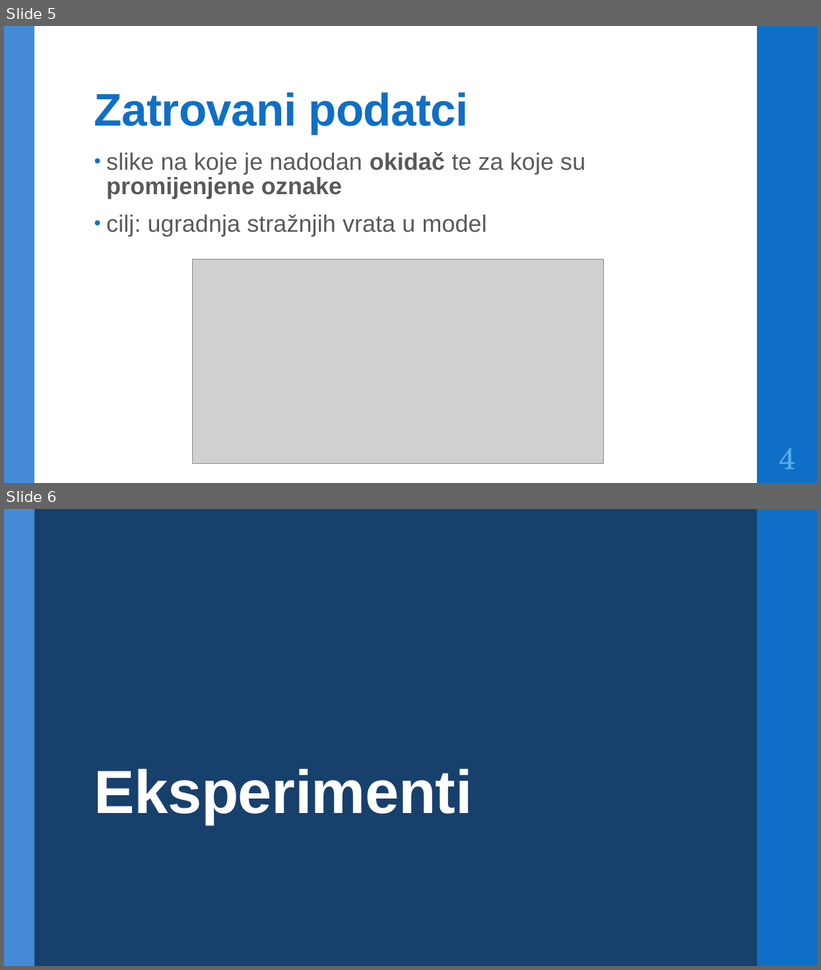
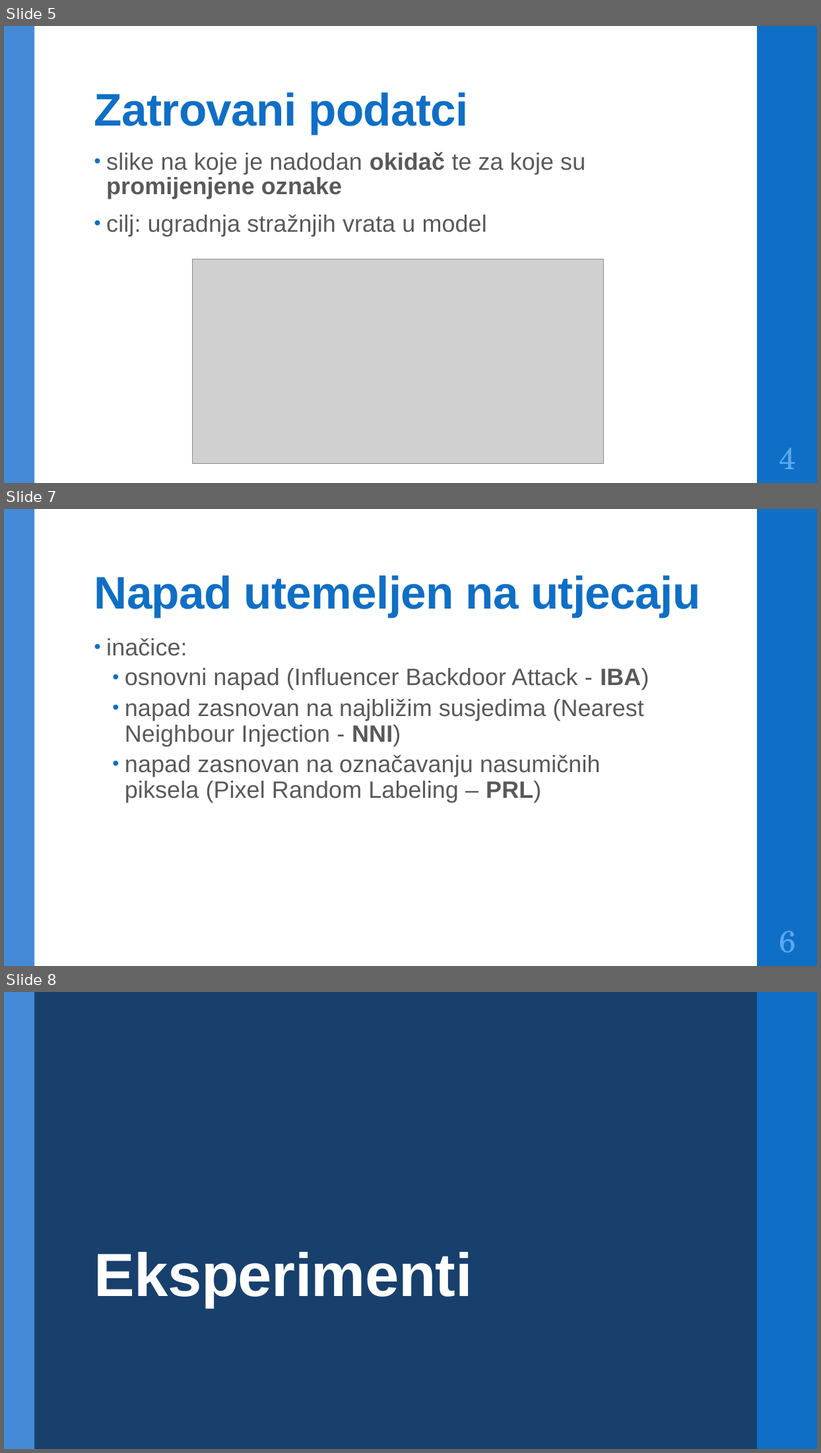
Before and after one commit to DomJamb/Seminar, a slide deck: Dokumentacija/Prezentacija/Trojanski napadi na modele za semantičku segmentaciju.pptx. Shown one above the other, each under a label of ours: slides 5 and 6 before the commit, slides 5, 7 and 8 after it; the slides between them are not shown. The pictures are 821x970 and 821x1453 pixels, drawn with LibreOffice and Linux fonts; fonts in the diff are those of the drawing; grey boxes stand for pictures. Boxes give left, top, right and bottom in pixels: in the first picture for what was removed or moved away, otherwise in the second. Text is boxed around its words. In the diff, an @@ line names an element or a change of style, - is before the commit and + after.

```diff
--- a/Dokumentacija/Prezentacija/Trojanski napadi na modele za semantičku segmentaciju.pptx
+++ b/Dokumentacija/Prezentacija/Trojanski napadi na modele za semantičku segmentaciju.pptx
@@ slide 7 added at bbox=[4, 509, 817, 966], background #FFFFFF; not listed: 2 template elements that a slide beside it also shows @@
@@ title added at bbox=[94, 575, 700, 617], 54 pt, text #0F6FC6, bold @@
+Napad utemeljen na utjecaju
@@ text added at bbox=[106, 638, 649, 803], 28 pt, text #595959 @@
+• inačice:
+• osnovni napad (Influencer Backdoor Attack - IBA)
+• napad zasnovan na najbližim susjedima (Nearest Neighbour Injection - NNI)
+• napad zasnovan na označavanju nasumičnih piksela (Pixel Random Labeling – PRL)
@@ page number added at bbox=[779, 931, 796, 953], 36 pt, text #59AAF2 @@
+6
@@ what was slide 6 is now slide 8 @@
```
Also in this commit, not shown: 5 slides changed, 3 other slides added, 4 slides removed, 3 other files.
